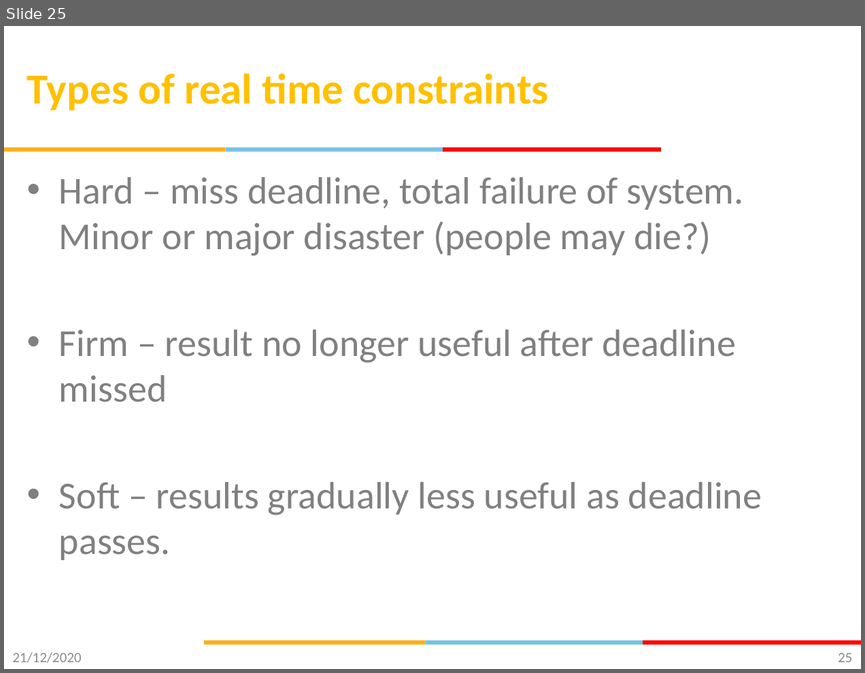
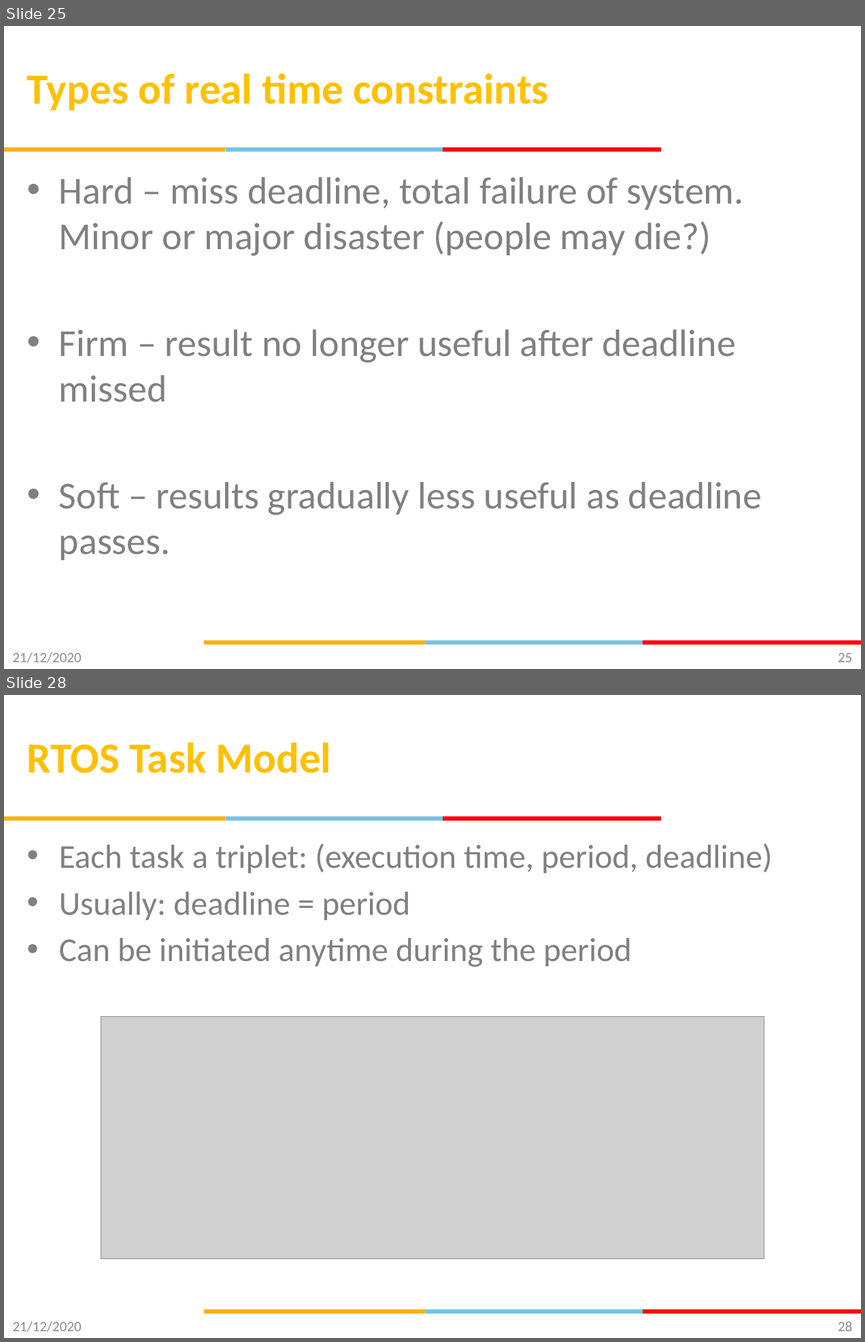
Before and after one commit to gsaurabhr-teaching/csg523-material, a slide deck: labs/Lec-20-22-rtos-scheduling.pptx. Shown one above the other, each under a label of ours: slide 25 before the commit, slides 25 and 28 after it; the slides between them are not shown. The pictures are 865x673 and 865x1342 pixels, drawn with LibreOffice and Linux fonts; fonts in the diff are those of the drawing; grey boxes stand for pictures; background and template pictures are left out. Boxes give left, top, right and bottom in pixels: in the first picture for what was removed or moved away, otherwise in the second. Text is boxed around its words. In the diff, an @@ line names an element or a change of style, - is before the commit and + after.

Commit message:
rtos introduction

```diff
--- a/labs/Lec-20-22-rtos-scheduling.pptx
+++ b/labs/Lec-20-22-rtos-scheduling.pptx
@@ slide 28 added at (4, 695, 861, 1338), background #FFFFFF; not listed: 6 template elements that a slide beside it also shows @@
@@ title added at (27, 742, 332, 773), 36 pt, text #FFC000, bold @@
+RTOS Task Model
@@ text added at (59, 843, 772, 967), 28 pt, text #808080 @@
+• Each task a triplet: (execution time, period, deadline)
+• Usually: deadline = period
+• Can be initiated anytime during the period
@@ picture added at (101, 1016, 764, 1258) @@
@@ text added at (13, 1321, 82, 1331), 12 pt, text #8C8C8C @@
+21/12/2020
@@ page number added at (838, 1321, 852, 1331), 12 pt, text #898989 @@
+28
```
Also in this commit, not shown: 2 slides changed, 4 other slides added.
